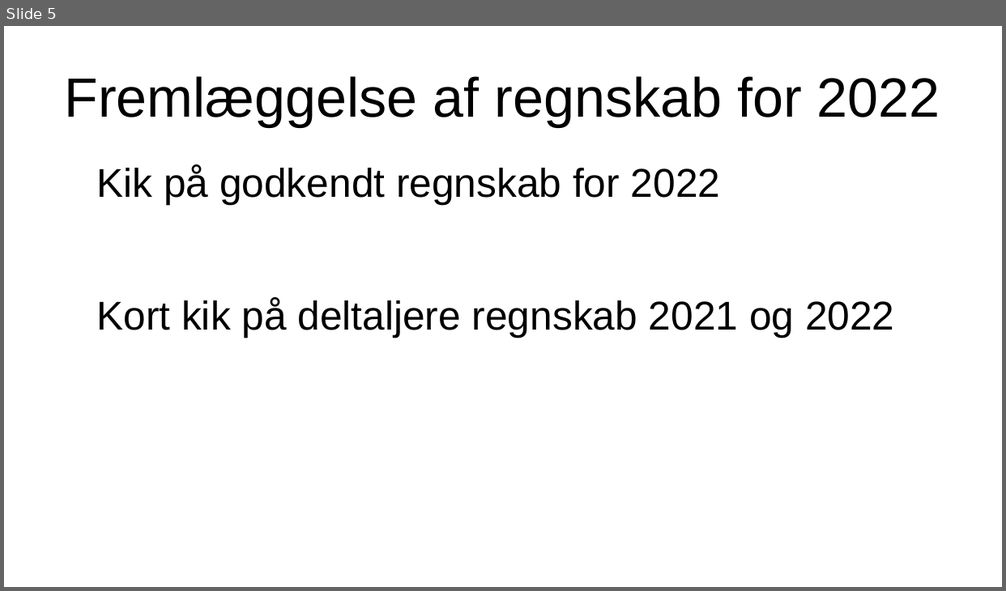
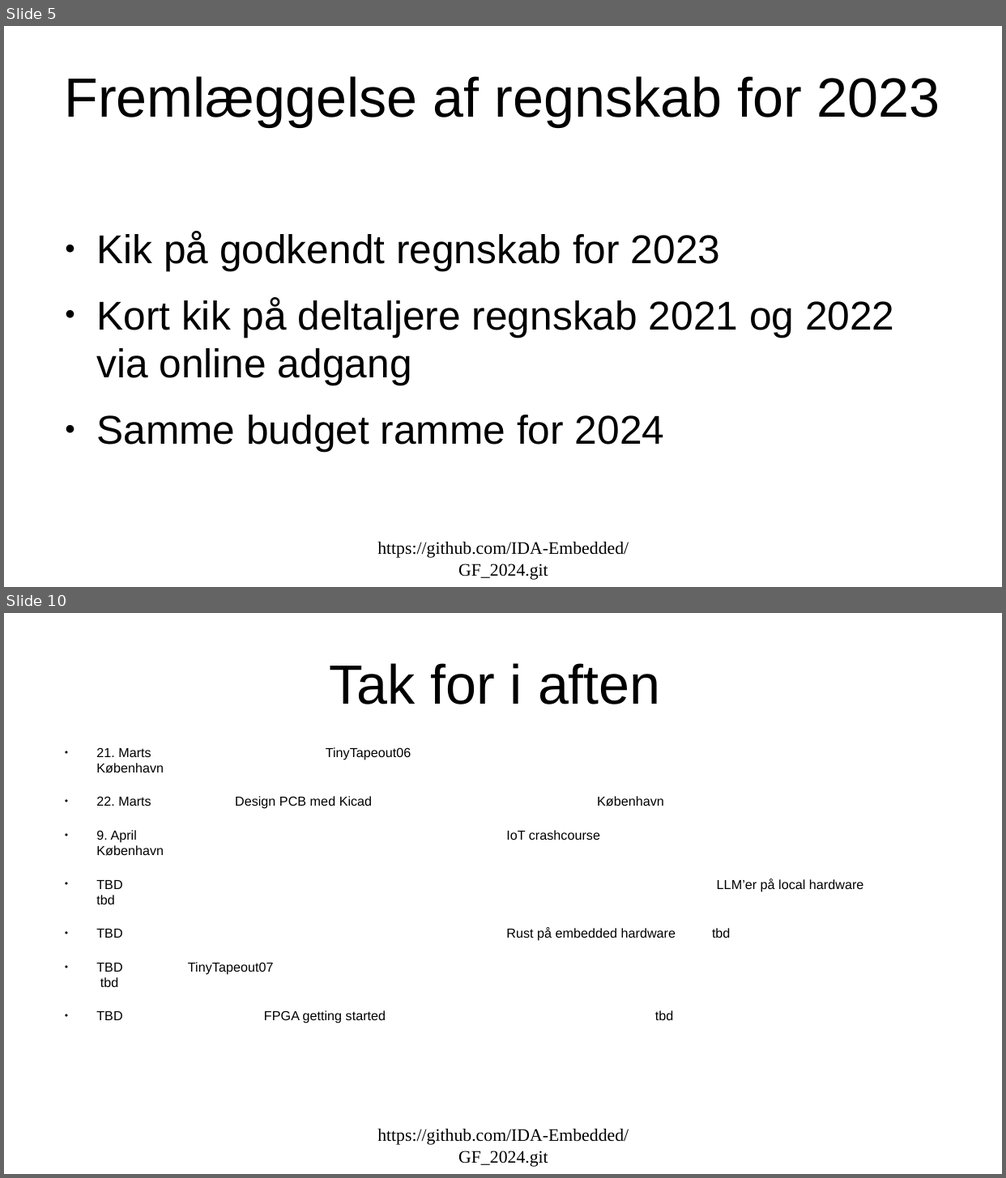
Before and after one commit to IDA-Embedded/GF_2024, a slide deck: IDA_embedded_GF_2024.odp. Shown one above the other, each under a label of ours: slide 5 before the commit, slides 5 and 10 after it; the slides between them are not shown. The pictures are 1006x591 and 1006x1178 pixels, drawn with LibreOffice and Linux fonts; fonts in the diff are those of the drawing. Boxes give left, top, right and bottom in pixels: in the first picture for what was removed or moved away, otherwise in the second. Text is boxed around its words. In the diff, an @@ line names an element or a change of style, - is before the commit and + after.

```diff
--- a/IDA_embedded_GF_2024.odp
+++ b/IDA_embedded_GF_2024.odp
@@ slide 10 added at <box>4,613,1002,1174</box>, background #FFFFFF @@
@@ title added at <box>329,663,661,705</box>, 44 pt, text #000000 @@
+Tak for i aften
@@ text added at <box>96,747,863,1024</box>, 10.4 pt, text #000000 @@
+● 21. Marts TinyTapeout06 København
+● 22. Marts Design PCB med Kicad København
+● 9. April IoT crashcourse København
+● TBD LLM’er på local hardware tbd
+● TBD Rust på embedded hardware tbd
+● TBD TinyTapeout07 tbd
+● TBD FPGA getting started tbd
@@ text added at <box>377,1129,629,1167</box>, 14 pt, text #000000 @@
+https://github.com/IDA-Embedded/GF_2024.git
@@ slide 5 changed as well @@
@@ title at <box>64,76,940,127</box>: text changed @@
-Fremlæggelse af regnskab for 2022
+Fremlæggelse af regnskab for 2023
@@ text at <box>96,231,894,451</box>: text changed @@
-Kik på godkendt regnskab for 2022
-Kort kik på deltaljere regnskab 2021 og 2022
+● Kik på godkendt regnskab for 2023
+● Kort kik på deltaljere regnskab 2021 og 2022 via online adgang
+● Samme budget ramme for 2024
@@ text added at <box>377,542,629,580</box>, 14 pt, text #000000 @@
+https://github.com/IDA-Embedded/GF_2024.git
```
Also in this commit, not shown: 5 other slides changed, 3 other slides added, 3 other files.
